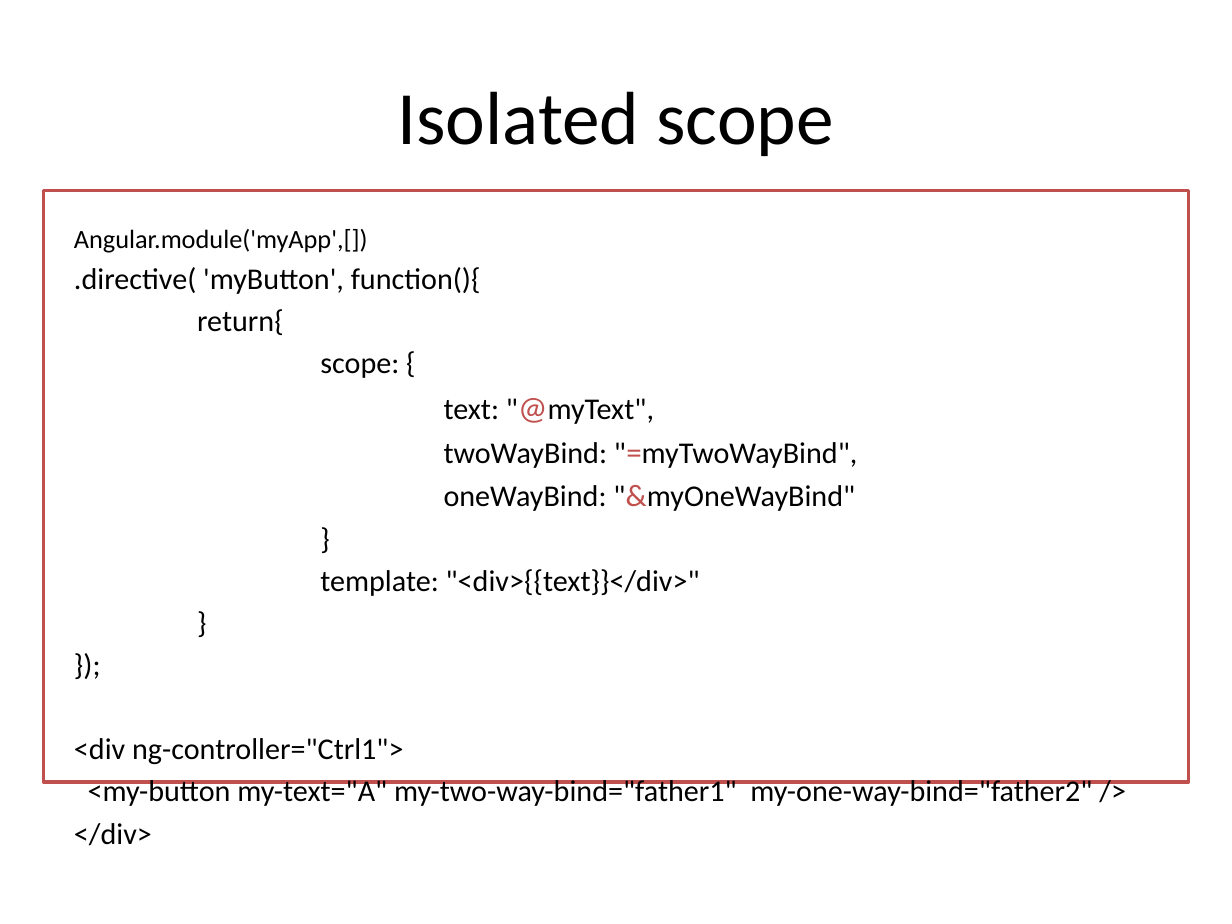
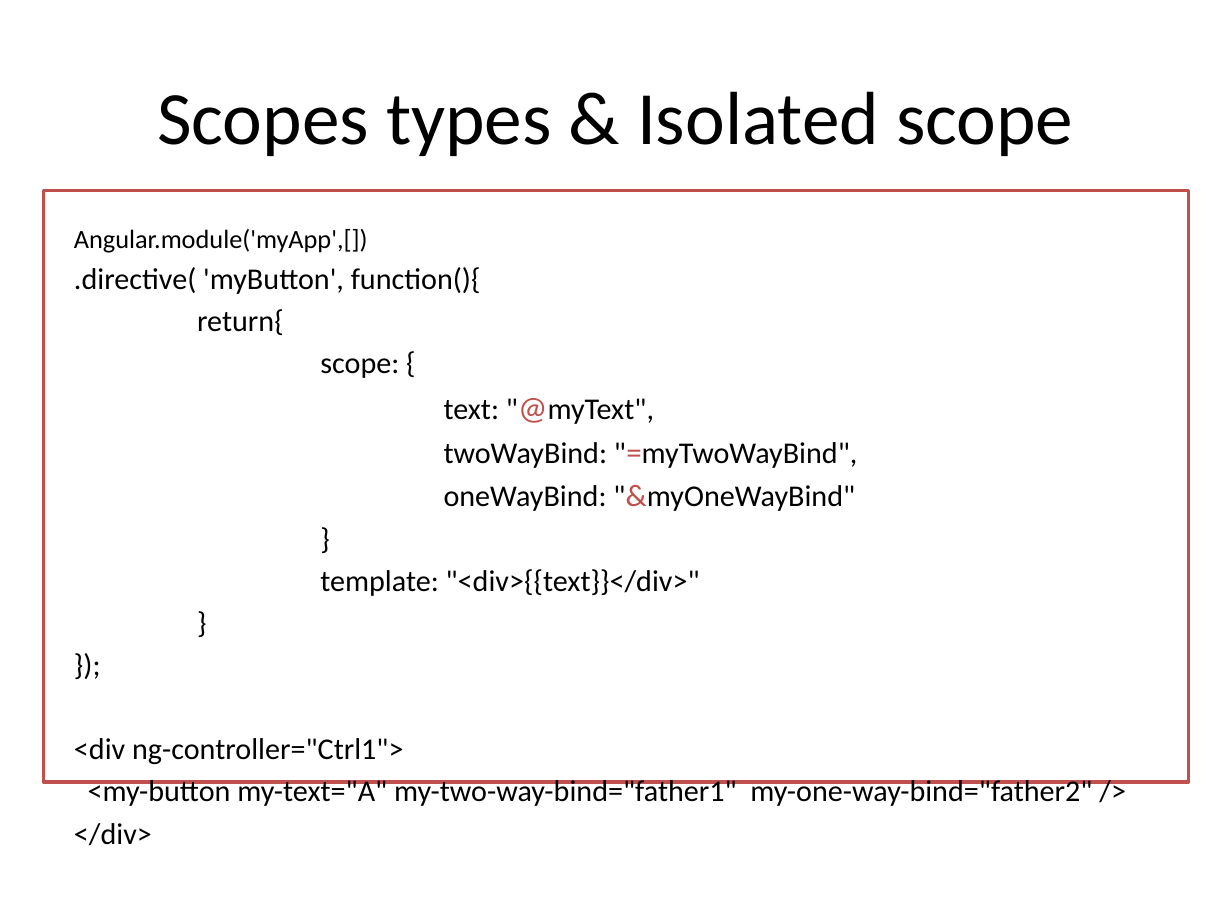
Before and after one commit to lhkingkong/angularjs-taller, a slide deck: slide 29 of material/AngularJS Taller.pptx. Drawn at 1232x924 pixels with LibreOffice and Linux fonts; fonts in the diff are those of the drawing. Boxes give left, top, right and bottom in pixels: in the first picture for what was removed or moved away, otherwise in the second. Text is boxed around its words. In the diff, an @@ line names an element or a change of style, - is before the commit and + after.

```diff
--- a/material/AngularJS Taller.pptx
+++ b/material/AngularJS Taller.pptx
@@ title at [157,91,1073,156]: text changed @@
-Isolated scope
+Scopes types & Isolated scope
```
Also in this commit, not shown: 5 other slides changed, 30 other files.
